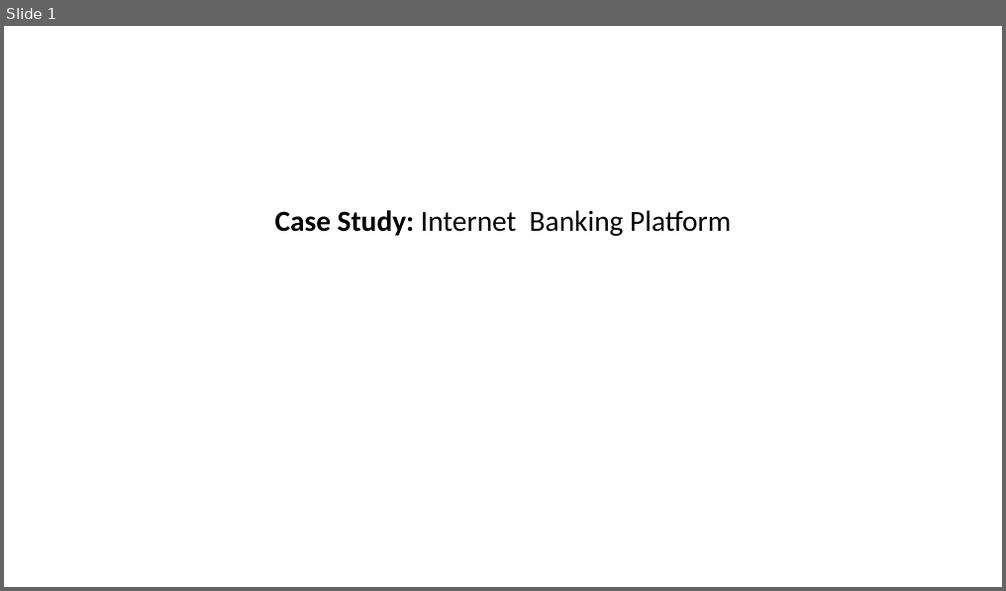
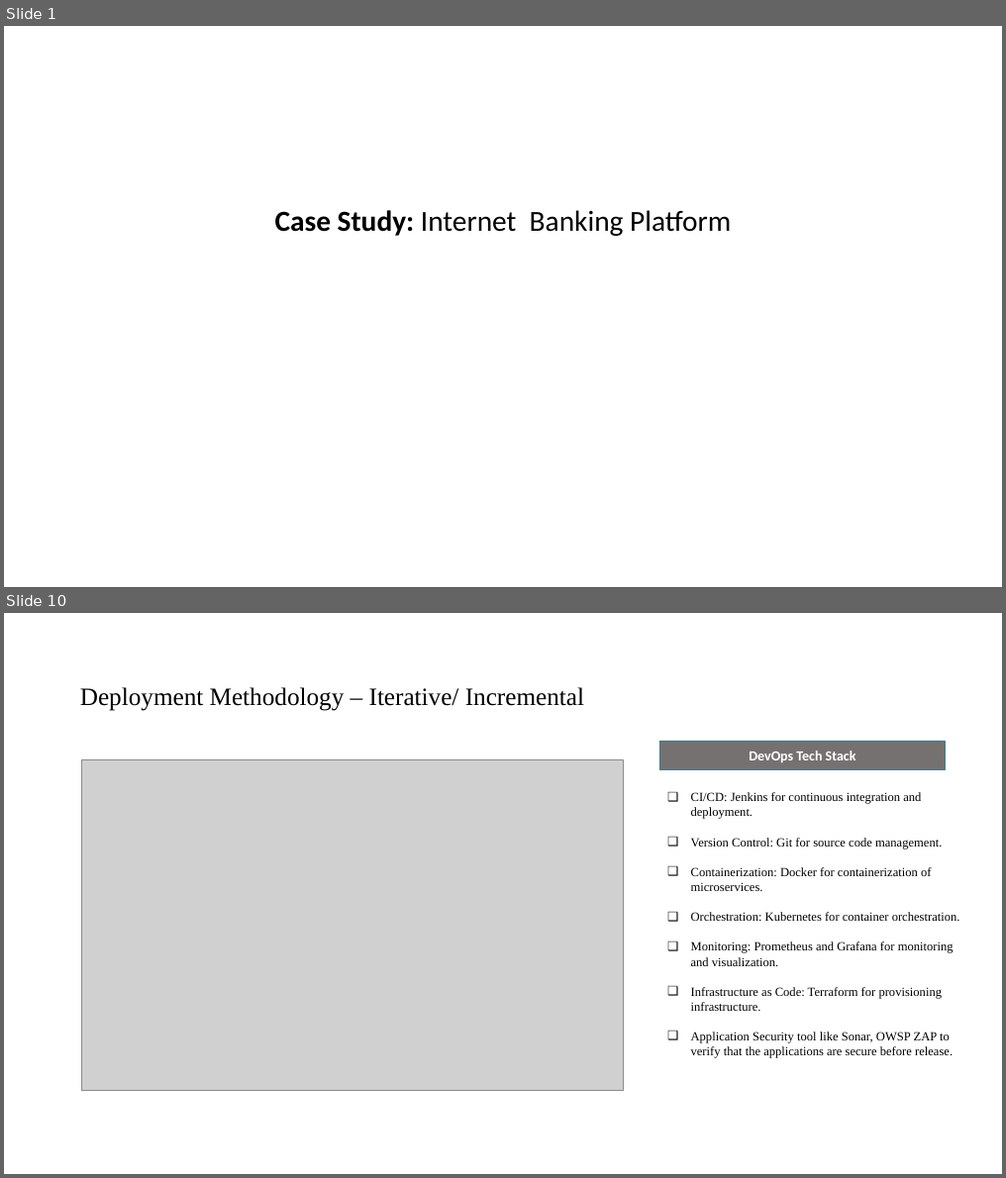
Before and after one commit to itsmeneeraj/alpha, a slide deck: Study - Note.pptx. Shown one above the other, each under a label of ours: slide 1 before the commit, slides 1 and 10 after it; the slides between them are not shown. The pictures are 1006x591 and 1006x1178 pixels, drawn with LibreOffice and Linux fonts; fonts in the diff are those of the drawing; grey boxes stand for pictures. Boxes give left, top, right and bottom in pixels: in the first picture for what was removed or moved away, otherwise in the second. Text is boxed around its words. In the diff, an @@ line names an element or a change of style, - is before the commit and + after.

```diff
--- a/Study - Note.pptx
+++ b/Study - Note.pptx
@@ slide 10 added at [4, 613, 1002, 1174], background #FFFFFF @@
@@ title added at [80, 687, 584, 711], 24 pt, text #000000 @@
+Deployment Methodology – Iterative/ Incremental
@@ picture added at [81, 760, 623, 1091] @@
@@ rectangle added at [659, 741, 945, 770], fill #767171, outline #3C7C90 0.85 pt, 13.3 pt, text #FFFFFF, bold @@
+DevOps Tech Stack
@@ text added at [691, 792, 960, 1059], 12 pt, text #000000 @@
+❑ CI/CD: Jenkins for continuous integration and deployment.
+❑ Version Control: Git for source code management.
+❑ Containerization: Docker for containerization of microservices.
+❑ Orchestration: Kubernetes for container orchestration.
+❑ Monitoring: Prometheus and Grafana for monitoring and visualization.
+❑ Infrastructure as Code: Terraform for provisioning infrastructure.
+❑ Application Security tool like Sonar, OWSP ZAP to verify that the applications are secure before release.
```
Also in this commit, not shown: 6 slides changed, 5 other slides added, 2 slides removed, 1 other file.
